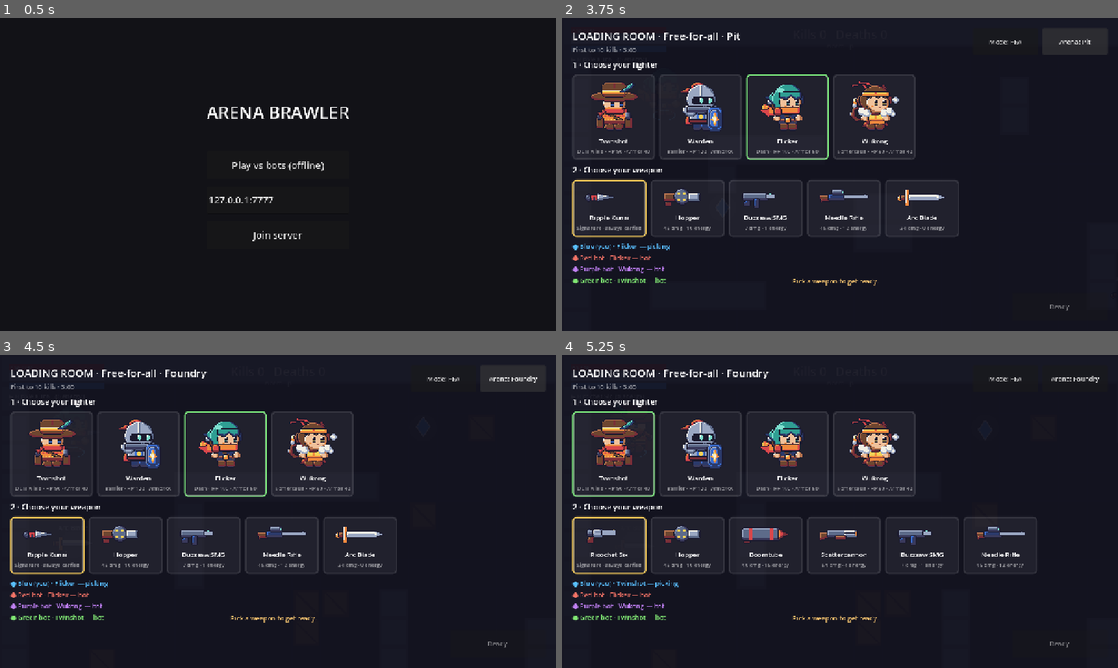
Above: before the commit, frames 1-4 (two rows, left to right).
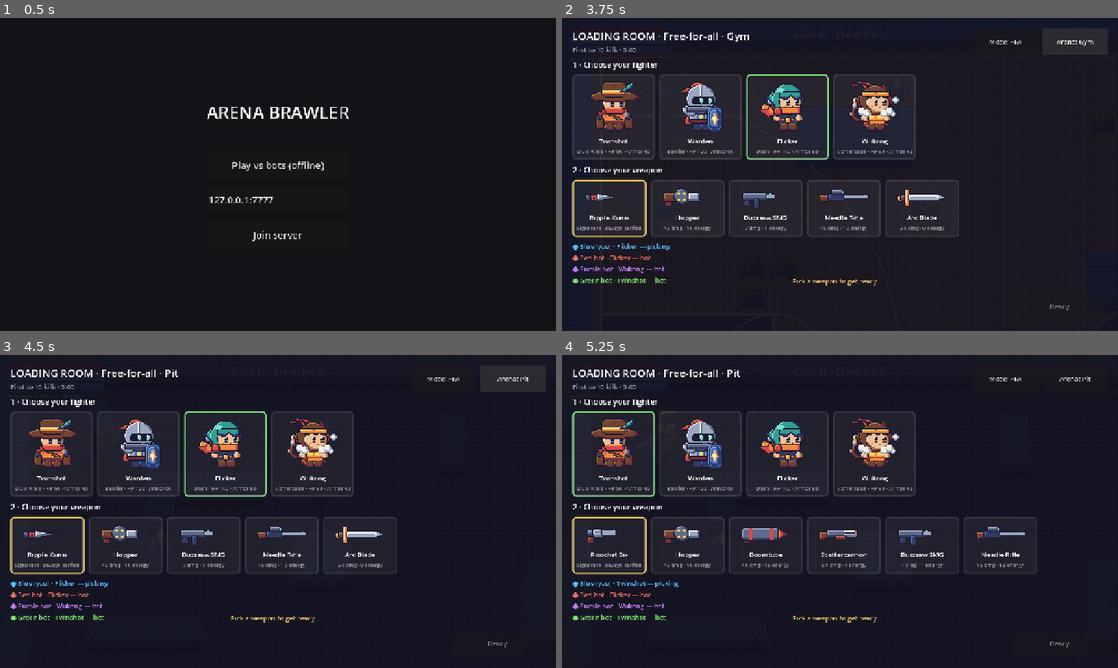
Above: after the commit, the same moments.

Repository: nathantau/arena-brawler
Game: Godot game, scene res://scenes/main.tscn
The game is run twice, just before and just after one commit, with the same random seed, the same clock (stepped at 60 frames per second) and the same inputs.
Inputs (mouse positions are in pixels of both pictures, inside the frame that each line leads up to):
- Up to frame 1 (0.5 s): no input
- Up to frame 2 (3.75 s): click "Play vs bots (offline)" at 0.5 s; click "Mode: FFA" at 1.25 s; click "Mode: Duel" at 2 s; click "Arena: Pit" at 2.75 s; click "Arena: Foundry" at 3.5 s
- Up to frame 3 (4.5 s): click (511, 380) at 4.25 s, where only the run after the commit has a clickable "Arena: Gym"
- Up to frame 4 (5.25 s): click (612, 455) at 5.02 s

Frame 1 is identical in both runs. In frame 2, 0.1% of the frame differs, in the area x 29-96%, y 4-9%; in frame 3, 0.2%, in the area x 30-97%, y 4-9%; in frame 4, 0.2%.

Commit message:
Pixel-art arenas: themed tiles with 3/4 walls, Gym court arena, pixel pickups
Co-Authored-By: Claude Opus 5.5 <noreply@anthropic.com>
Claude-Session: https://claude.ai/code/session_01J8LgTLVYzThXjNSRVhWqep

Diff:
--- a/scripts/arena/arena.gd
+++ b/scripts/arena/arena.gd
@@ -32,12 +32,6 @@
 ]
 ## Placeholder player names until accounts (M6).
 const PLAYER_COLOR_NAMES: Array[String] = ["Blue", "Red", "Purple", "Green", "Yellow", "Teal"]
-const FLOOR_COLOR: Color = Color(0.13, 0.14, 0.17)
-const FLOOR_GRID_COLOR: Color = Color(0.16, 0.17, 0.21)
-const WALL_COLOR: Color = Color(0.32, 0.34, 0.42)
-const WALL_TOP_COLOR: Color = Color(0.42, 0.45, 0.55)
-const WALL_TOP_INSET: float = 4.0
-const GRID_LINE_WIDTH: float = 1.0
 const PROJECTILE_Z: int = 1
 const EFFECTS_Z: int = 2
 ## Camera shake: offset = SHAKE_MAX_OFFSET * trauma², trauma decays per second.
@@ -89,6 +83,7 @@
 var _human_ids: Array[int] = []
 var _bot_ids: Array[int] = []
 var _walls: StaticBody2D
+var _floor := ArenaFloor.new()
 var _trauma: float = 0.0
 var _shake_rng := RandomNumberGenerator.new()
 
@@ -132,6 +127,8 @@
 
 
 func _ready() -> void:
+	_floor.name = "Floor"
+	add_child(_floor)
 	add_child(crates)
 	add_child(pickups)
 	add_child(projectiles)
@@ -147,12 +144,12 @@
 		remove_child(_walls)
 		_walls.queue_free()
 	_build_walls()
-	crates.setup(map)
+	_floor.setup(map, ArenaLayouts.THEMES[index])
+	crates.setup(map, _floor.tiles)
 	pickups.setup(map, catalog, catalog.pickup_ids(), match_seed)
 	projectiles.clear()
 	if camera != null:
 		_set_camera_limits()
-	queue_redraw()
 
 
 func add_player(id: int, color_index: int, loadout_ids: Array[StringName], ctrl: PlayerController,
@@ -532,19 +529,3 @@
 		body.add_child(cs)
 	add_child(body)
 	queue_redraw()
-
-
-func _draw() -> void:
-	draw_rect(Rect2(Vector2.ZERO, map.size), FLOOR_COLOR)
-	var tile: float = Constants.TILE_SIZE
-	var x: float = 0.0
-	while x <= map.size.x:
-		draw_line(Vector2(x, 0.0), Vector2(x, map.size.y), FLOOR_GRID_COLOR, GRID_LINE_WIDTH)
-		x += tile
-	var y: float = 0.0
-	while y <= map.size.y:
-		draw_line(Vector2(0.0, y), Vector2(map.size.x, y), FLOOR_GRID_COLOR, GRID_LINE_WIDTH)
-		y += tile
-	for rect: Rect2 in map.walls:
-		draw_rect(rect, WALL_COLOR)
-		draw_rect(rect.grow(-WALL_TOP_INSET), WALL_TOP_COLOR)
--- /dev/null
+++ b/scripts/arena/arena_floor.gd
@@ -0,0 +1,64 @@
+class_name ArenaFloor
+extends Node2D
+## Pixel-art ground for a layout: floor tiles (shadowed under walls), an optional decal (court
+## markings) and walls that show a front face where floor lies below them (3/4 look). Art comes
+## from tools/sprites/generate.py: assets/arenas/<theme>_tiles.png is one row of 32 px cells in
+## Tile order, drawn at the characters' pixel scale (32 art px per TILE_SIZE).
+
+enum Tile { FLOOR_A, FLOOR_B, FLOOR_SHADOW, WALL_TOP, WALL_FACE, CRATE, CRATE_DAMAGED }
+
+const ART_TILE: int = 32
+const ART_DIR: String = "res://assets/arenas/"
+## Every Nth floor cell (by a fixed hash, so all peers match) uses the second floor variant.
+const FLOOR_B_EVERY: int = 5
+
+## The theme's tile sheet; crates draw from it too.
+var tiles: Texture2D
+
+var _decal: Texture2D
+var _rows: Array[String] = []
+var _size: Vector2 = Vector2.ZERO
+
+
+func _init() -> void:
+	texture_filter = CanvasItem.TEXTURE_FILTER_NEAREST
+
+
+func setup(map: ArenaMap, theme: StringName) -> void:
+	_rows = map.rows
+	_size = map.size
+	tiles = load(ART_DIR + "%s_tiles.png" % theme)
+	var decal_path: String = ART_DIR + "%s_decal.png" % theme
+	_decal = load(decal_path) if ResourceLoader.exists(decal_path) else null
+	queue_redraw()
+
+
+static func region(t: Tile) -> Rect2:
+	return Rect2(t * ART_TILE, 0, ART_TILE, ART_TILE)
+
+
+static func tile_at(rows: Array[String], x: int, y: int) -> Tile:
+	var below_is_wall: bool = y + 1 >= rows.size() or rows[y + 1][x] == ArenaMap.WALL_CHAR
+	if rows[y][x] == ArenaMap.WALL_CHAR:
+		return Tile.WALL_TOP if below_is_wall else Tile.WALL_FACE
+	if y > 0 and rows[y - 1][x] == ArenaMap.WALL_CHAR:
+		return Tile.FLOOR_SHADOW
+	return Tile.FLOOR_B if (x * 7 + y * 13) % FLOOR_B_EVERY == 0 else Tile.FLOOR_A
+
+
+## Floors, then the decal over them, then walls on top.
+func _draw() -> void:
+	if tiles == null:
+		return
+	_draw_cells(false)
+	if _decal != null:
+		draw_texture_rect(_decal, Rect2(Vector2.ZERO, _size), false)
+	_draw_cells(true)
+
+
+func _draw_cells(walls: bool) -> void:
+	var t: float = Constants.TILE_SIZE
+	for y: int in _rows.size():
+		for x: int in _rows[y].length():
+			if (_rows[y][x] == ArenaMap.WALL_CHAR) == walls:
+				draw_texture_rect_region(tiles, Rect2(x * t, y * t, t, t), region(tile_at(_rows, x, y)))
--- a/scripts/arena/arena_layouts.gd
+++ b/scripts/arena/arena_layouts.gd
@@ -4,7 +4,9 @@
 ## "W" = weapon pickup, "C" = destructible crate, "." = floor.
 ## Every layout is 180°-rotation symmetric so no spawn is favoured.
 
-const NAMES: Array[String] = ["Pit", "Foundry"]
+const NAMES: Array[String] = ["Pit", "Foundry", "Gym"]
+## Art theme per layout (assets/arenas/<theme>_tiles.png, see ArenaFloor).
+const THEMES: Array[StringName] = [&"pit", &"foundry", &"gym"]
 
 const PIT: Array[String] = [
 	"########################################",
@@ -62,6 +64,35 @@
 ]
 
 
+## A basketball court: hoops on the end walls, scorer's tables, ball carts for crates.
+const GYM: Array[String] = [
+	"########################################",
+	"#......................................#",
+	"#..S.......E...........................#",
+	"#.......####......C.........####.....S.#",
+	"#.......####..........W.....####.......#",
+	"#......................................#",
+	"#..W........C................C.........#",
+	"#.........................##...........#",
+	"#.....CC..........##......##...........#",
+	"#.....C...........##...................#",
+	"#...........S.....................E....#",
+	"##....................................##",
+	"##....................................##",
+	"#....E.....................S...........#",
+	"#...................##...........C.....#",
+	"#...........##......##..........CC.....#",
+	"#...........##.........................#",
+	"#.........C................C........W..#",
+	"#......................................#",
+	"#.......####.....W..........####.......#",
+	"#.S.....####.........C......####.......#",
+	"#...........................E.......S..#",
+	"#......................................#",
+	"########################################",
+]
+
+
 static func count() -> int:
 	return NAMES.size()
 
@@ -70,4 +101,6 @@
 	match index:
 		1:
 			return FOUNDRY
+		2:
+			return GYM
 	return PIT
--- a/scripts/arena/arena_map.gd
+++ b/scripts/arena/arena_map.gd
@@ -8,6 +8,8 @@
 const WEAPON_CHAR: String = "W"
 const CRATE_CHAR: String = "C"
 
+## The layout as parsed (the floor art reads it per cell).
+var rows: Array[String] = []
 var walls: Array[Rect2] = []
 var spawns: PackedVector2Array = PackedVector2Array()
 var energy_spots: PackedVector2Array = PackedVector2Array()
@@ -18,6 +20,7 @@
 
 static func parse(rows: Array[String], tile: float) -> ArenaMap:
 	var map := ArenaMap.new()
+	map.rows = rows
 	var width: int = 0
 	for y: int in rows.size():
 		var row: String = rows[y]
--- a/scripts/arena/crate.gd
+++ b/scripts/arena/crate.gd
@@ -7,15 +7,15 @@
 signal damaged(crate: Crate)
 
 const INSET: float = 4.0
-const COLOR_BODY: Color = Color(0.55, 0.4, 0.25)
-const COLOR_EDGE: Color = Color(0.32, 0.22, 0.13)
-const COLOR_CRACK: Color = Color(0.2, 0.13, 0.07)
-const EDGE_WIDTH: float = 3.0
-const CRACK_WIDTH: float = 2.0
+## Below this fraction of hp the damaged frame shows.
+const DAMAGED_FRACTION: float = 0.5
 
 var index: int = 0
 var hp: int = Constants.CRATE_HP
 var size: float = 0.0
+
+## Theme tile sheet (ArenaFloor.tiles); drawn with the crate frames from it.
+var art: Texture2D
 
 var _cs := CollisionShape2D.new()
 
@@ -23,6 +23,7 @@
 func setup(p_index: int, center: Vector2, tile: float) -> void:
 	index = p_index
 	position = center
+	texture_filter = CanvasItem.TEXTURE_FILTER_NEAREST
 	size = tile - INSET * 2.0
 	collision_layer = Constants.LAYER_WALLS | Constants.LAYER_CRATES
 	collision_mask = 0
@@ -55,13 +56,9 @@
 
 
 func _draw() -> void:
-	var r := Rect2(Vector2(-size, -size) * 0.5, Vector2(size, size))
-	draw_rect(r, COLOR_BODY)
-	draw_rect(r, COLOR_EDGE, false, EDGE_WIDTH)
-	draw_line(r.position, r.end, COLOR_EDGE, EDGE_WIDTH)
-	# Cracks appear as it takes damage.
-	var dmg: float = 1.0 - float(hp) / float(Constants.CRATE_HP)
-	if dmg > 0.3:
-		draw_line(Vector2(-size * 0.4, size * 0.1), Vector2(0, -size * 0.1), COLOR_CRACK, CRACK_WIDTH)
-	if dmg > 0.6:
-		draw_line(Vector2(size * 0.1, size * 0.4), Vector2(size * 0.35, -size * 0.2), COLOR_CRACK, CRACK_WIDTH)
+	if art == null:
+		return
+	var t: float = Constants.TILE_SIZE
+	var damaged: bool = hp < Constants.CRATE_HP * DAMAGED_FRACTION
+	var frame: ArenaFloor.Tile = ArenaFloor.Tile.CRATE_DAMAGED if damaged else ArenaFloor.Tile.CRATE
+	draw_texture_rect_region(art, Rect2(-t * 0.5, -t * 0.5, t, t), ArenaFloor.region(frame))
--- a/scripts/arena/crate_field.gd
+++ b/scripts/arena/crate_field.gd
@@ -9,7 +9,7 @@
 var crates: Array[Crate] = []
 
 
-func setup(map: ArenaMap) -> void:
+func setup(map: ArenaMap, art: Texture2D = null) -> void:
 	for c: Crate in crates:
 		remove_child(c)
 		c.queue_free()
@@ -17,6 +17,7 @@
 	for i: int in map.crate_spots.size():
 		var c := Crate.new()
 		c.setup(i, map.crate_spots[i], Constants.TILE_SIZE)
+		c.art = art
 		c.damaged.connect(_on_damaged)
 		add_child(c)
 		crates.append(c)
--- a/scripts/arena/pickup_field.gd
+++ b/scripts/arena/pickup_field.gd
@@ -13,19 +13,15 @@
 ## Wire format per spot: [available, weapon_id].
 enum Field { AVAILABLE, WEAPON_ID, COUNT }
 
-const ENERGY_COLOR: Color = Color(0.3, 0.6, 1.0)
-const PAD_COLOR: Color = Color(1, 1, 1, 0.08)
-const OUTLINE_COLOR: Color = Color(1, 1, 1, 0.7)
-const OUTLINE_WIDTH: float = 2.0
-const PAD_RADIUS_SCALE: float = 1.4
+const PAD_ART: Texture2D = preload("res://assets/arenas/pad.png")
+const ENERGY_ART: Texture2D = preload("res://assets/arenas/energy.png")
+const LABEL_COLOR: Color = Color(1, 1, 1, 0.8)
 ## Weapons the viewer's character can't carry are drawn faded.
 const UNUSABLE_ALPHA: float = 0.3
 const LABEL_FONT_SIZE: int = 11
 const LABEL_OFFSET_Y: float = 24.0
 const BOB_PX: float = 3.0
 const BOB_SPEED: float = 3.0
-const SEGMENTS: int = 20
-const DIAMOND_WIDTH: float = 0.7
 
 
 class Spot:
@@ -46,8 +42,10 @@
 var _rng := RandomNumberGenerator.new()
 var _seed: int = 0
 var _time: float = 0.0
-## Reused so _draw doesn't allocate.
-var _diamond := PackedVector2Array([Vector2.ZERO, Vector2.ZERO, Vector2.ZERO, Vector2.ZERO])
+
+
+func _init() -> void:
+	texture_filter = CanvasItem.TEXTURE_FILTER_NEAREST
 
 
 func setup(map: ArenaMap, catalog: WeaponCatalog, weapon_pool: Array[StringName], p_seed: int) -> void:
@@ -161,35 +159,32 @@
 	queue_redraw()
 
 
+## Sprites are drawn at the characters' pixel scale; labels in plain world units.
 func _draw() -> void:
 	var font: Font = ThemeDB.fallback_font
-	var bob: Vector2 = Vector2(0.0, sin(_time * BOB_SPEED) * BOB_PX)
-	var r: float = Constants.PICKUP_RADIUS
+	var bob: Vector2 = Vector2(0.0, roundf(sin(_time * BOB_SPEED) * BOB_PX))
+	var scale_px: float = Constants.SPRITE_SCALE
 	for s: Spot in spots:
-		draw_circle(s.pos, r * PAD_RADIUS_SCALE, PAD_COLOR)
+		_draw_art(PAD_ART, s.pos, Color.WHITE)
 		if not s.available:
 			continue
-		var c: Vector2 = s.pos + bob
 		if s.kind == Kind.ENERGY:
-			_diamond[0] = c + Vector2(0, -r)
-			_diamond[1] = c + Vector2(r * DIAMOND_WIDTH, 0)
-			_diamond[2] = c + Vector2(0, r)
-			_diamond[3] = c + Vector2(-r * DIAMOND_WIDTH, 0)
-			draw_colored_polygon(_diamond, ENERGY_COLOR)
-			draw_polyline(_diamond, OUTLINE_COLOR, OUTLINE_WIDTH)
-			draw_line(_diamond[3], _diamond[0], OUTLINE_COLOR, OUTLINE_WIDTH)
-		else:
-			var w: WeaponData = _catalog.get_weapon(s.weapon_id) if _catalog != null else null
-			if w == null:
-				continue
-			var tint := Color(1, 1, 1, 1)
-			if viewer != null and not viewer.character.can_use(w):
-				tint.a = UNUSABLE_ALPHA
-			var scale_px: float = Constants.SPRITE_SCALE
-			draw_set_transform(c, 0.0, Vector2(scale_px, scale_px))
-			draw_texture(w.sprite, -w.sprite.get_size() * 0.5, tint)
-			draw_set_transform(Vector2.ZERO)
-			var label_color: Color = OUTLINE_COLOR * tint
-			var tw: float = font.get_string_size(w.display_name, HORIZONTAL_ALIGNMENT_LEFT, -1, LABEL_FONT_SIZE).x
-			draw_string(font, s.pos + Vector2(-tw * 0.5, -LABEL_OFFSET_Y), w.display_name,
-				HORIZONTAL_ALIGNMENT_LEFT, -1, LABEL_FONT_SIZE, label_color)
+			_draw_art(ENERGY_ART, s.pos + bob - Vector2(0.0, ENERGY_ART.get_height() * scale_px * 0.3), Color.WHITE)
+			continue
+		var w: WeaponData = _catalog.get_weapon(s.weapon_id) if _catalog != null else null
+		if w == null:
+			continue
+		var tint := Color(1, 1, 1, 1)
+		if viewer != null and not viewer.character.can_use(w):
+			tint.a = UNUSABLE_ALPHA
+		_draw_art(w.sprite, s.pos + bob, tint)
+		var tw: float = font.get_string_size(w.display_name, HORIZONTAL_ALIGNMENT_LEFT, -1, LABEL_FONT_SIZE).x
+		draw_string(font, s.pos + Vector2(-tw * 0.5, -LABEL_OFFSET_Y), w.display_name,
+			HORIZONTAL_ALIGNMENT_LEFT, -1, LABEL_FONT_SIZE, LABEL_COLOR * tint)
+
+
+func _draw_art(art: Texture2D, center: Vector2, tint: Color) -> void:
+	var scale_px: float = Constants.SPRITE_SCALE
+	draw_set_transform(center, 0.0, Vector2(scale_px, scale_px))
+	draw_texture(art, -art.get_size() * 0.5, tint)
+	draw_set_transform(Vector2.ZERO)
--- a/tests/test_arena_and_scoring.gd
+++ b/tests/test_arena_and_scoring.gd
@@ -31,8 +31,31 @@
 
 
 func test_second_arena_has_crates() -> void:
-	assert_eq(ArenaLayouts.count(), 2)
+	assert_eq(ArenaLayouts.count(), 3)
 	assert_true(ArenaMap.parse(ArenaLayouts.FOUNDRY, Constants.TILE_SIZE).crate_spots.size() > 0)
+	assert_true(ArenaMap.parse(ArenaLayouts.GYM, Constants.TILE_SIZE).crate_spots.size() > 0)
+
+
+func test_every_layout_has_art_that_fits() -> void:
+	assert_eq(ArenaLayouts.THEMES.size(), ArenaLayouts.count())
+	for i: int in ArenaLayouts.count():
+		var theme: StringName = ArenaLayouts.THEMES[i]
+		var tiles: Texture2D = load(ArenaFloor.ART_DIR + "%s_tiles.png" % theme)
+		assert_not_null(tiles, String(theme))
+		assert_eq(tiles.get_width(), ArenaFloor.ART_TILE * ArenaFloor.Tile.size(), String(theme))
+		var decal_path: String = ArenaFloor.ART_DIR + "%s_decal.png" % theme
+		if ResourceLoader.exists(decal_path):
+			var map := ArenaMap.parse(ArenaLayouts.get_layout(i), Constants.TILE_SIZE)
+			var art_px: float = Constants.TILE_SIZE / ArenaFloor.ART_TILE
+			assert_eq((load(decal_path) as Texture2D).get_size() * art_px, map.size, "decal covers the arena")
+
+
+func test_floor_tiles_pick_wall_faces_and_shadows() -> void:
+	var rows: Array[String] = ["###", "#.#", "###"]
+	assert_eq(ArenaFloor.tile_at(rows, 1, 0), ArenaFloor.Tile.WALL_FACE, "floor below: show the face")
+	assert_eq(ArenaFloor.tile_at(rows, 0, 0), ArenaFloor.Tile.WALL_TOP)
+	assert_eq(ArenaFloor.tile_at(rows, 1, 1), ArenaFloor.Tile.FLOOR_SHADOW)
+	assert_eq(ArenaFloor.tile_at(rows, 1, 2), ArenaFloor.Tile.WALL_TOP, "bottom edge")
 
 
 func test_parse_merges_wall_runs_and_finds_spawns() -> void:
Binary file added: assets/arenas/energy.png
Not shown, added: assets/arenas/energy.png.import
Binary file added: assets/arenas/foundry_tiles.png
Not shown, added: assets/arenas/foundry_tiles.png.import
Binary file added: assets/arenas/gym_decal.png
Not shown, added: assets/arenas/gym_decal.png.import
Binary file added: assets/arenas/gym_tiles.png
Not shown, added: assets/arenas/gym_tiles.png.import
Binary file added: assets/arenas/pad.png
Not shown, added: assets/arenas/pad.png.import
Binary file added: assets/arenas/pit_tiles.png
Not shown, added: assets/arenas/pit_tiles.png.import
(and 3 more such lines)
